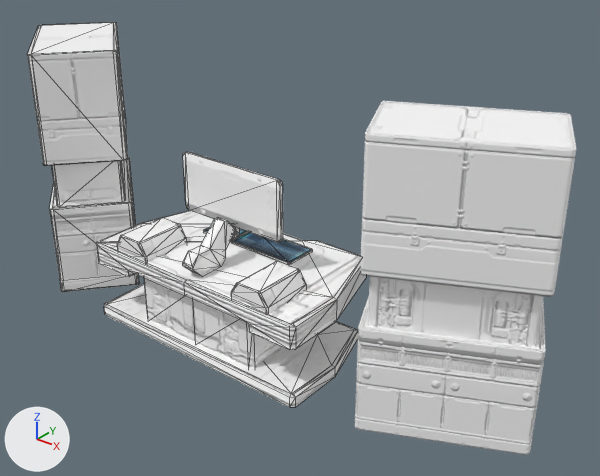
The FBX model jam-unity-project/Assets/Art/Ship/ship_navigation.fbx: old version first, new version second.
One viewpoint serves both versions: a camera (50 mm lens) standing at (-1.76, -10.9, 2.91) and looking at (-4.65, -7.28, 0.67). Every picture has the same lights, and +X, +Y and +Z are marked at lower left. Mesh edges are drawn as thin lines on the coarser meshes. Where no turn or scale is listed for an object, it has been applied to the vertices.

Names of what the first picture shows: 'ship_navigation_control', 'ship_navigation_shelfLED', 'ship_navigation_stand'.
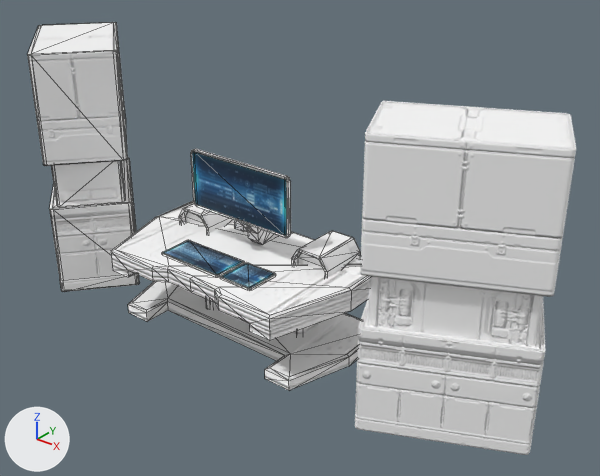
Changed parts and their boxes [x1, y1, x2, y2] in the pictures (600 x 476 px):
```json
{"object": "ship_navigation_control", "change": "turned", "before": [96, 152, 366, 407], "after": [111, 149, 370, 390]}
```

Edits to the scene script, one JSON object a line:
```json
{"op": "set", "path": "ob_ship_navigation_control.rotation_euler", "old": "(0.0, 3.142, 0.0)", "new": "(0.0, 0.0, 0.0)", "note": "degrees (0, 180, 0) -> degrees (0, 0, 0)"}
```
